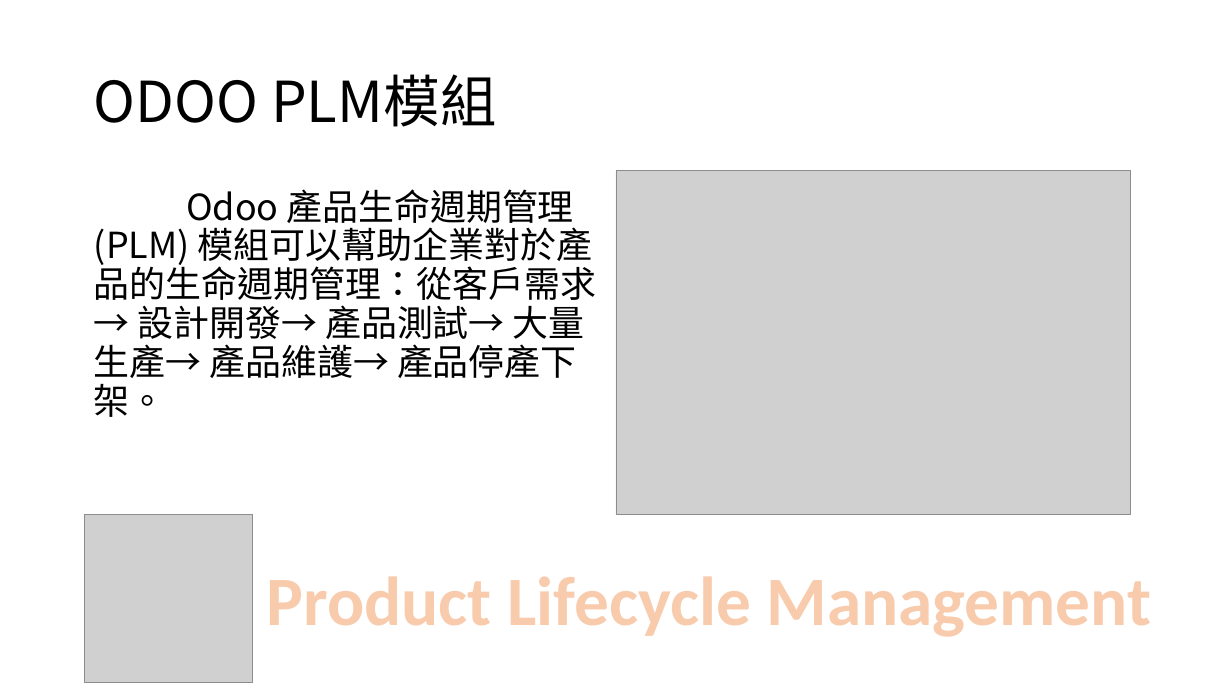
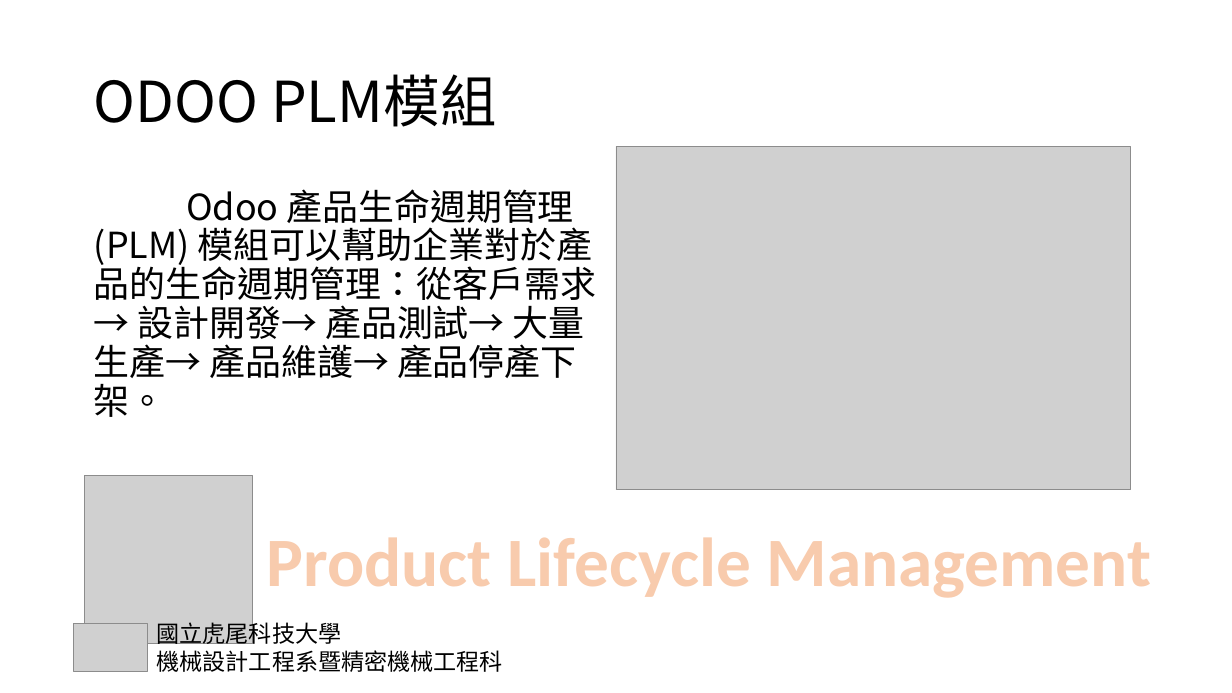
Before and after one commit to snowfall-killer/pj4101, a slide deck: slide 5 of PPT/專題報告PPT.pptx. Drawn at 1232x693 pixels with LibreOffice and Linux fonts; fonts in the diff are those of the drawing; grey boxes stand for pictures. Boxes give left, top, right and bottom in pixels: in the first picture for what was removed or moved away, otherwise in the second. Text is boxed around its words. In the diff, an @@ line names an element or a change of style, - is before the commit and + after.

```diff
--- a/PPT/專題報告PPT.pptx
+++ b/PPT/專題報告PPT.pptx
@@ picture: place and size @@
-picture at bbox=[616, 171, 1131, 515]
+picture at bbox=[616, 147, 1131, 491]
@@ picture: place and size @@
-picture at bbox=[85, 514, 253, 682]
+picture at bbox=[85, 476, 253, 644]
@@ text "Product Lifecycle Management": place and size @@
-text "Product Lifecycle Management" at bbox=[267, 576, 1152, 637]
+text "Product Lifecycle Management" at bbox=[267, 537, 1152, 598]
@@ picture added at bbox=[74, 624, 148, 672] @@
@@ text added at bbox=[157, 619, 503, 672], 18 pt, text #000000 @@
+國立虎尾科技大學
+機械設計工程系暨精密機械工程科
```
Also in this commit, not shown: 19 other slides changed.
